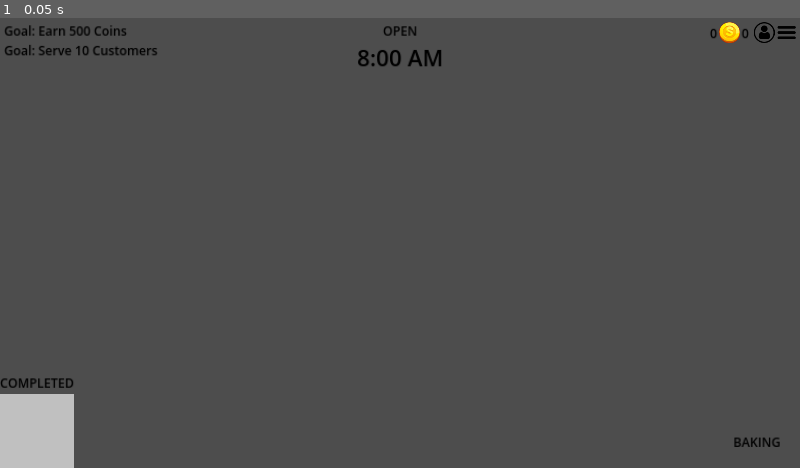
Above: before the commit, frame 1.
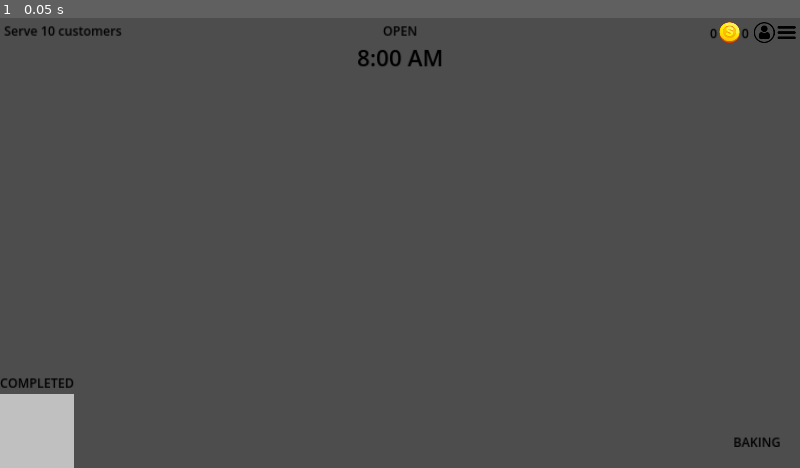
Above: after the commit, the same moment.

Repository: anj0la/BakingFrenzy
Game: Godot game, scene res://scenes/HUD.tscn
The game is run twice, just before and just after one commit, with the same random seed, the same clock (stepped at 60 frames per second) and the same inputs. The project has no main scene, so this scene is started directly.
Inputs:
- Up to frame 1 (0.05 s): no input

The runs differ from the first frame. In frame 1, 0.3% of the frame differs, in the area x 0-20%, y 1-9%.

Commit message:
Added code to generate goals and display them on the HUD.

Diff:
--- a/scripts/HUD.gd
+++ b/scripts/HUD.gd
@@ -1,6 +1,8 @@
 extends CanvasLayer
 
 const BASE_RATE: int = 5
+# May store the following array into a CustomResource file.
+const GOALS: Array = [{"name": "goal_coins", "target": 500}, {"name": "goal_customers", "target": 10}]
 @export var seconds_per_in_game_hour: int # 6, 12, 18
 var current_in_game_hour: float # 8.0, 8.1
 var increment_interval: int # Define the interval at which to increment in-game time by 0.1 hours.
@@ -10,6 +12,7 @@
 	increment_interval = int(seconds_per_in_game_hour / BASE_RATE) # 6 / 5 =
 	current_in_game_hour = 8.0 # Start at 8:00 AM.
 	display_time_in_hud(current_in_game_hour)
+	display_goal()
 
 # Updates the in-game time based on the remaining seconds.
 # IMPORTANT NOTES
@@ -47,11 +50,40 @@
 	print(str(display_hour) + ":" + display_minutes + am_pm_indicator)
 	$MainControl/StatusTimeContainer/TimeIndicator.text = in_game_hour_str
 
-
-
 func reset_time_indicator() -> void:
 	current_in_game_hour = 8.0 # Start at 8:00 AM.
 	display_time_in_hud(current_in_game_hour)
+
+func update_coins(coins: int) -> void:
+	$MainControl/GameStatsContainer/Coins.text = str(coins)
+
+func update_customers_served(customers_served: int) -> void:
+	$MainControl/GameStatsContainer/Customers.text = str(customers_served)
+
+func display_goal(show_second_goal: bool = false) -> void:
+	$MainControl/GoalsContainer/FirstGoal.text = generate_goal()
+	$MainControl/GoalsContainer/SecondGoal.visible = show_second_goal
+
+	# Generate and display second objective.
+	if show_second_goal:
+		$MainControl/GoalsContainer/SecondGoal.text = generate_goal()
+
+# Generates a goal.
+# To do so, need to have goals separated into 2 categories: goal_coins & goal_customers
+# Take a goal from the list of goals. The goals is of the format: {name: goal_coins, target: 500}, {name: goal_customers, target: 10}
+# if name == goal_coins , then string is Earn ____ coins with the coins image later.
+# if name == goal_customers, then string is Serve ______ customers with customers image later.
+func generate_goal() -> String:
+	var rand_index = randi() % GOALS.size()
+	var goal = GOALS[rand_index]
+
+	if goal.name == "goal_coins":
+		return "Earn " + str(goal.target) + " coins"
+	# Then goal.name == goal_customers.
+	else:
+		return "Serve " + str(goal.target) + " customers"
+
+
 
 
 
--- a/scripts/Recipe.gd
+++ b/scripts/Recipe.gd
@@ -3,7 +3,9 @@
 signal recipe_completed
 signal recipe_ready_to_be_sold
 
+# May store the following array into a CustomResource file.
 var recipes: Dictionary = {"purple": ["red", "blue", "white"], "cyan": ["blue", "green", "white"], "pink": ["red", "yellow", "white"]}
+
 var selected_recipe: Array
 var seen_ingredients: Array
 var ingredient_count: int
